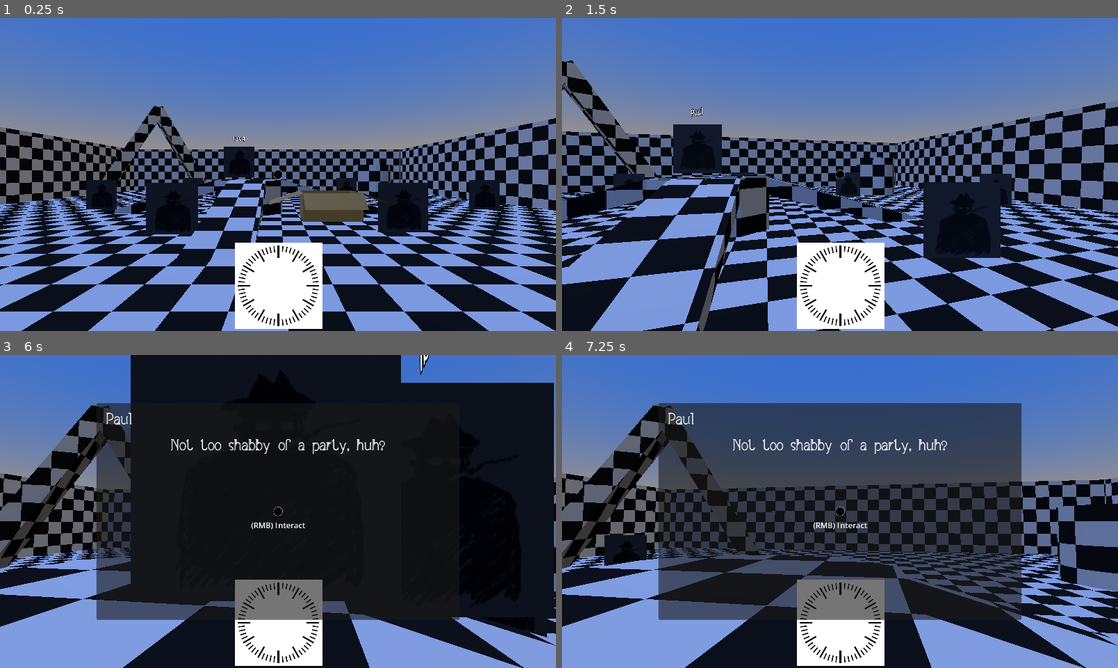
Above: before the commit, frames 1-4 (two rows, left to right).
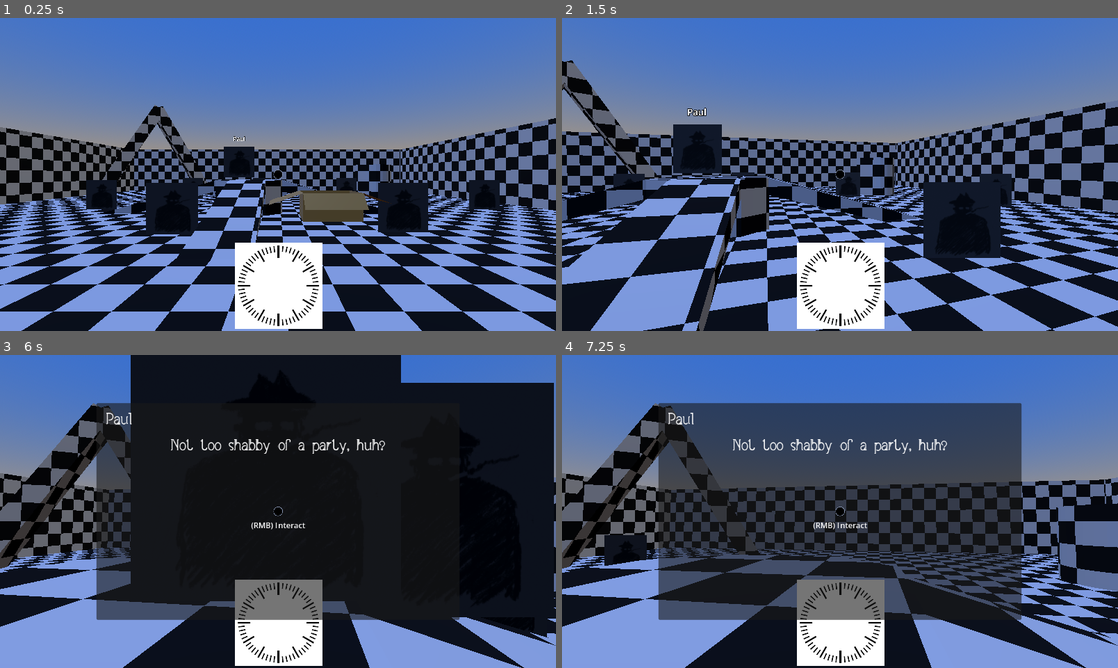
Above: after the commit, the same moments.

Repository: apet2929/brackeys-jam-16
Game: Godot game, scene res://scenes/main.tscn
Same seed, same stepped clock (60 frames per second), same inputs: the game is played once before the commit and once after it.
Inputs (mouse positions are in pixels of both pictures, inside the frame that each line leads up to):
- Up to frame 1 (0.25 s): no input
- Up to frame 2 (1.5 s): tap Enter (ui_accept) at 0.5 s; move the mouse to (834, 180) at 0.52 s; hold Ctrl (crouch) 0.53-1.28 s; hold W (forward) from 0.53 s (still down); click (834, 180) at 0.67 s; tap Space (jump) at 0.77 s; move the mouse to (878, 177) at 1.27 s; right-click (878, 177) at 1.35 s
- Up to frame 3 (6 s): tap Space (jump) at 1.52, 3.02, 3.77, 4.52 s; move the mouse to (233, 508) at 2.02 s; tap E (use) at 2.1, 4.35 s; move the mouse to (283, 511) at 2.77 s; release W (forward) at 2.78 s; hold A (left) 2.78-3.53 s; tap Ctrl (crouch) at 2.85 s; click (283, 511) at 2.92 s; move the mouse to (255, 505) at 3.52 s; hold W (forward) 3.53-5.78 s; right-click (255, 505) at 3.6 s; move the mouse to (305, 511) at 4.27 s; move the mouse to (250, 511) at 5.02 s; hold Ctrl (crouch) 5.03-5.78 s; click (250, 511) at 5.17 s; move the mouse to (289, 505) at 5.77 s; hold D (right) from 5.78 s (still down); right-click (289, 505) at 5.85 s
- Up to frame 4 (7.25 s): tap Space (jump) at 6.02, 6.77 s; move the mouse to (834, 517) at 6.52 s; release D (right) at 6.53 s; hold W (forward) from 6.53 s (still down); tap E (use) at 6.6 s

The runs differ from the first frame. In frame 1, less than 0.1% of the frame differs, in the area x 41-45%, y 37-40%; in frame 2, less than 0.1%, in the area x 22-26%, y 28-32%; in frame 3, less than 0.1%; in frame 4, nothing differs.

Commit message:
Billboard NPC names

Diff:
--- a/scenes/npc.tscn
+++ b/scenes/npc.tscn
@@ -43,5 +43,6 @@
 [node name="Label3D" type="Label3D" parent="." unique_id=1876820746]
 transform = Transform3D(1, 0, 0, 0, 1, 0, 0, 0, 1, 0, 2.330258, 0)
 pixel_size = 0.008
+billboard = 1
 text = "<INSERT_NAME_HERE>"
 font_size = 48
